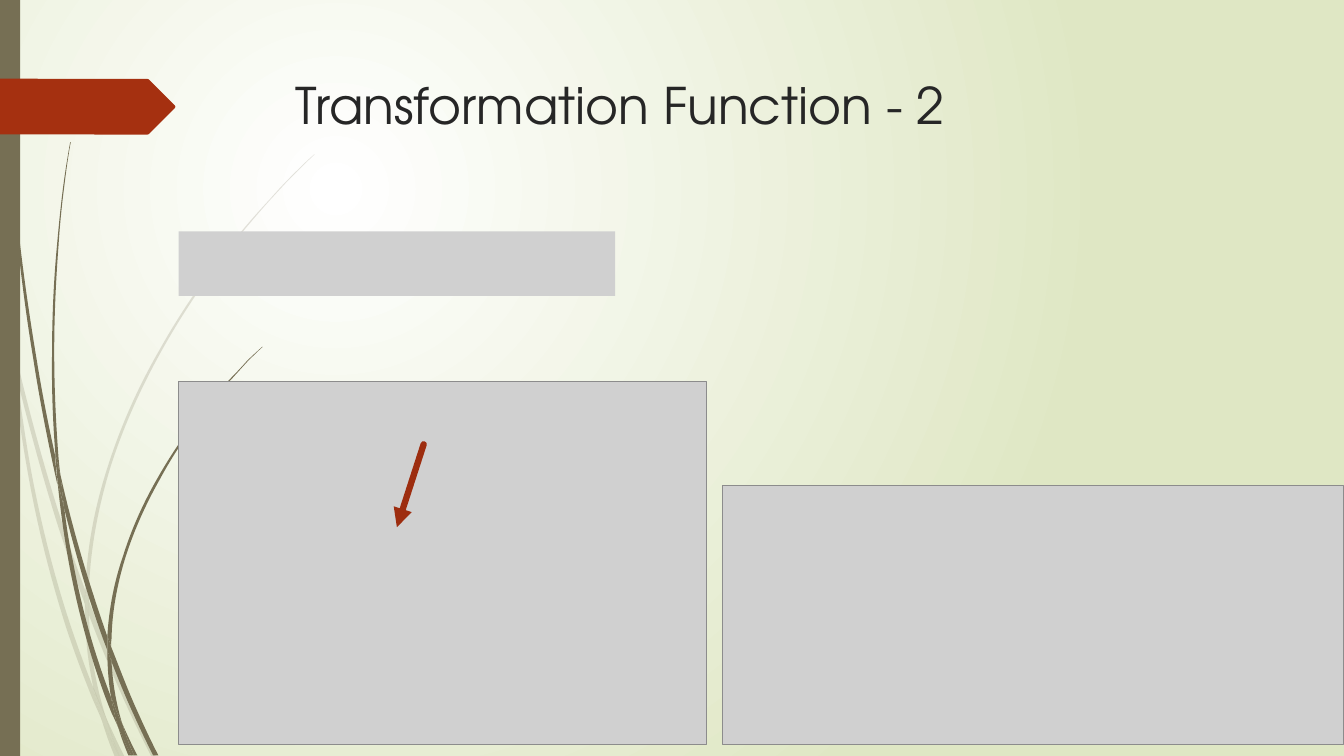
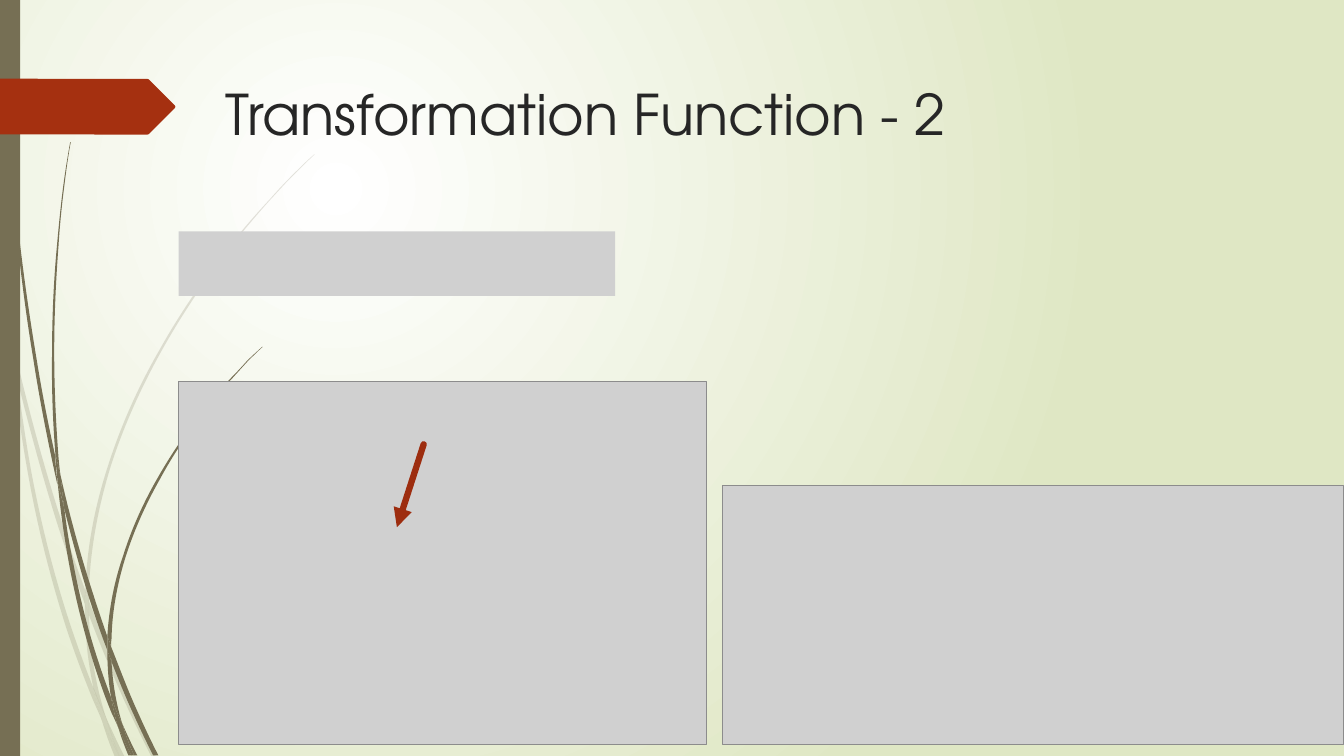
Before and after one commit to tedio85/Image-Processing-Final, a slide deck: slide 10 of DIP – Final Project.pptx (slide 7 before the commit). Drawn at 1344x756 pixels with LibreOffice and Linux fonts; fonts in the diff are those of the drawing; grey boxes stand for pictures. Boxes give left, top, right and bottom in pixels: in the first picture for what was removed or moved away, otherwise in the second. Text is boxed around its words. In the diff, an @@ line names an element or a change of style, - is before the commit and + after.

```diff
--- a/DIP – Final Project.pptx
+++ b/DIP – Final Project.pptx
@@ title "Transformation Function - 2" moved from (x1=296, y1=86, x2=945, y2=125) to (x1=226, y1=93, x2=946, y2=136) @@
@@ title "Transformation Function - 2" at (x1=226, y1=93, x2=946, y2=136): size 36 to 40 pt @@
```
Also in this commit, not shown: 3 other slides changed, 4 slides added, 4 other files.
